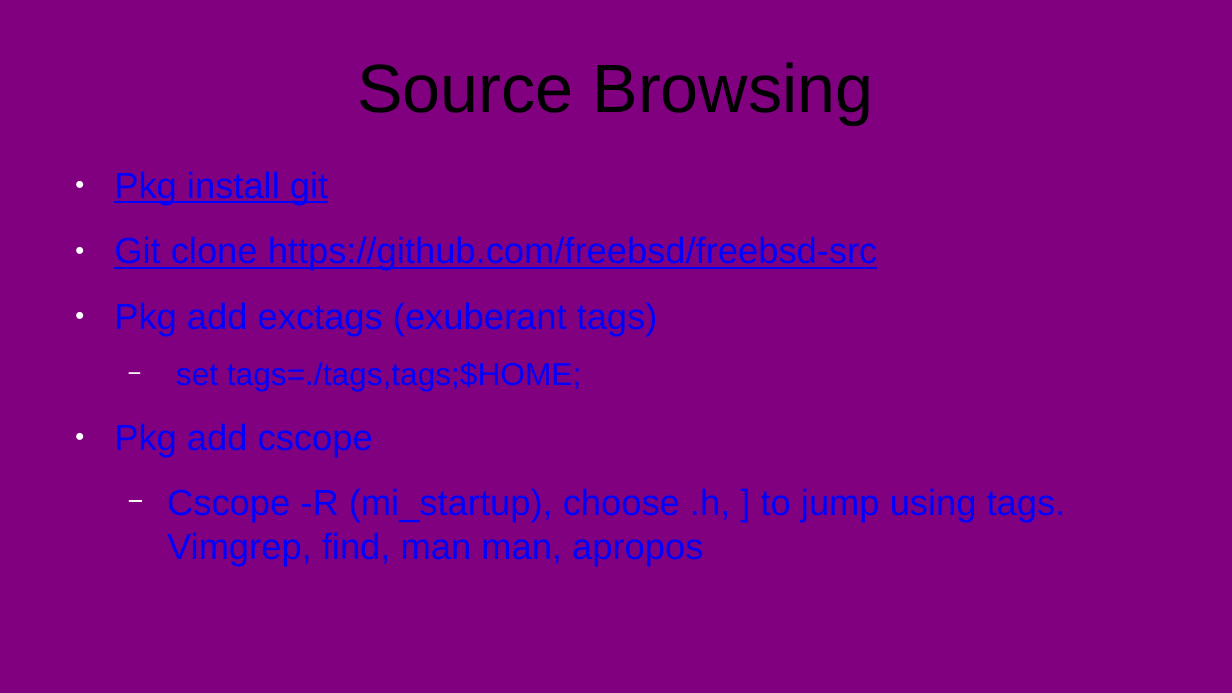
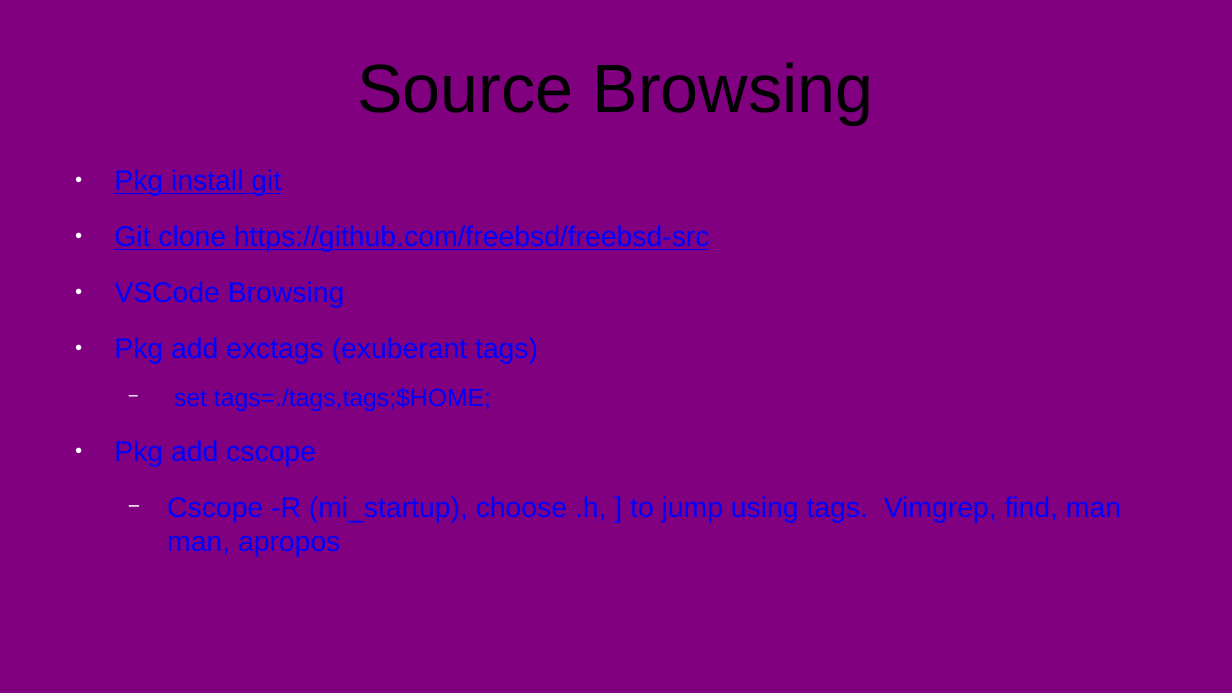
Before and after one commit to stevemac321/snippets, a slide deck: slide 10 of FreeBSD-Drop/Desktop/FreeBSD.pptx. Drawn at 1232x693 pixels with LibreOffice and Linux fonts; fonts in the diff are those of the drawing. Boxes give left, top, right and bottom in pixels: in the first picture for what was removed or moved away, otherwise in the second. Text is boxed around its words. In the diff, an @@ line names an element or a change of style, - is before the commit and + after.

```diff
--- a/FreeBSD-Drop/Desktop/FreeBSD.pptx
+++ b/FreeBSD-Drop/Desktop/FreeBSD.pptx
@@ text at [114, 169, 1121, 557]: size 23.4 to 18.2 pt in "Pkg install git", "Git clone https://github.com/freebsd/freebsd-src", "Pkg add exctags (exuberant tags)", "Pkg add cscope" and 1 more places; size 20.4 to 16 pt in "set tags=./tags,tags;$HOME;" @@
@@ text at [114, 281, 345, 308]: paragraph added @@
+● VSCode Browsing
```
Also in this commit, not shown: 5 other slides changed.
